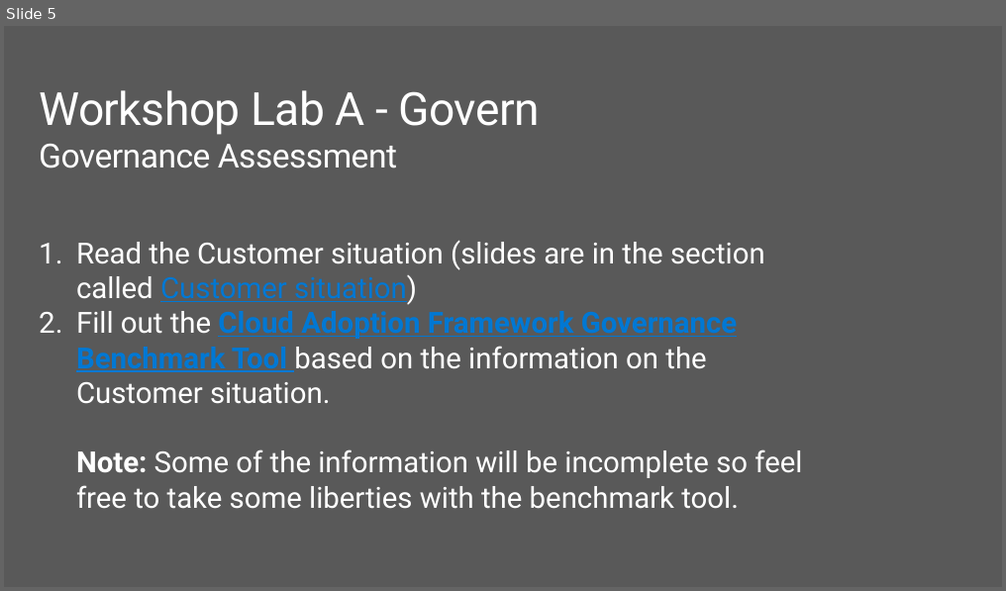
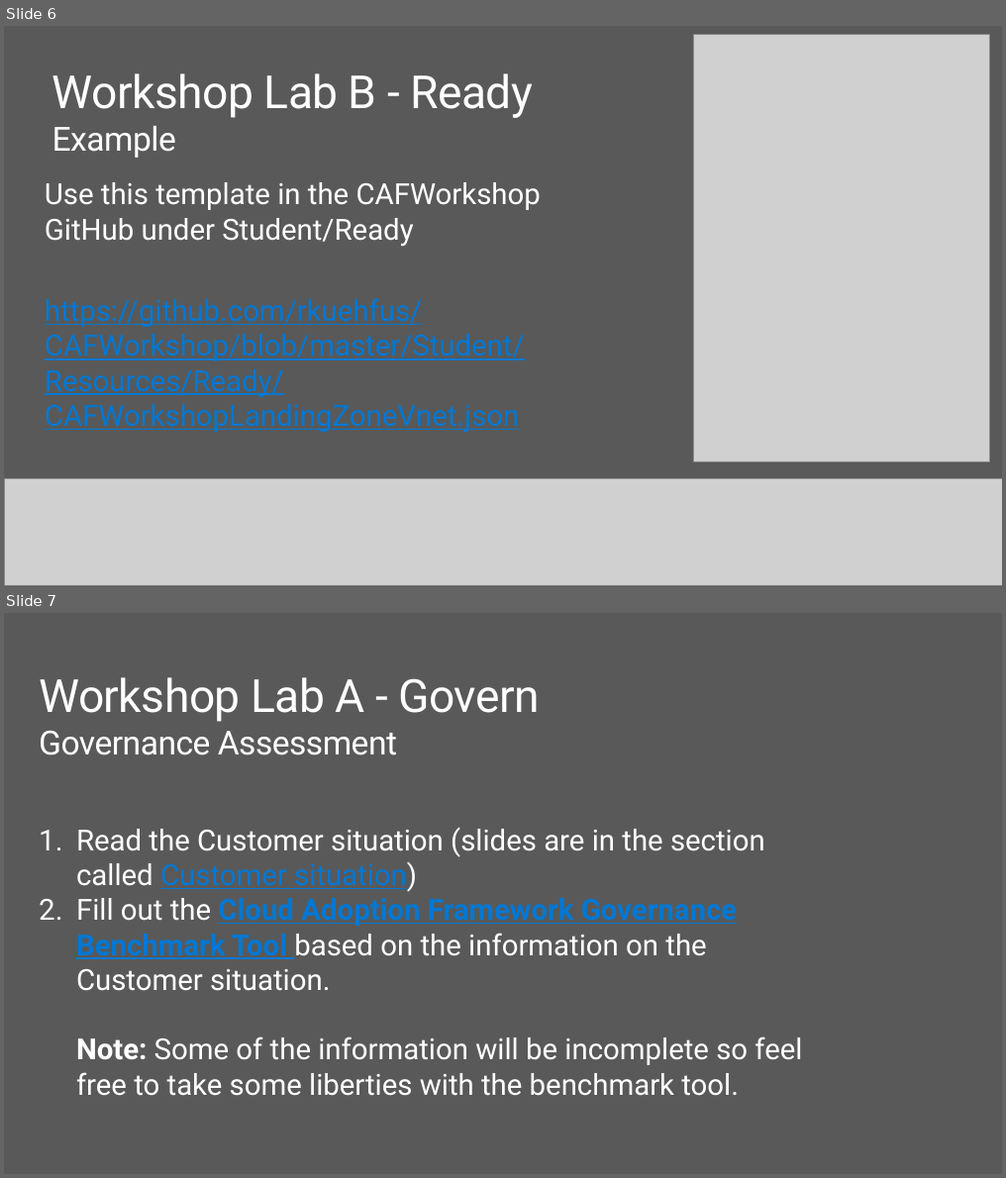
Before and after one commit to rkuehfus/CAFWorkshop, a slide deck: Student/Guides/CAF Workshop Labs.pptx. Shown one above the other, each under a label of ours: slide 5 before the commit, slides 6 and 7 after it. The pictures are 1006x591 and 1006x1178 pixels, drawn with LibreOffice and Linux fonts; fonts in the diff are those of the drawing; grey boxes stand for pictures; background and template pictures are left out. Boxes give left, top, right and bottom in pixels: in the first picture for what was removed or moved away, otherwise in the second. Text is boxed around its words. In the diff, an @@ line names an element or a change of style, - is before the commit and + after.

```diff
--- a/Student/Guides/CAF Workshop Labs.pptx
+++ b/Student/Guides/CAF Workshop Labs.pptx
@@ slide 6 added at [4, 26, 1002, 587], background #595959 @@
@@ picture added at [694, 34, 990, 463] @@
@@ title added at [53, 74, 533, 158], 44 pt, text #FFFFFF @@
+Workshop Lab B - Ready
+Example
@@ text added at [45, 182, 541, 432], 28 pt, text #0078D4, underline @@
+Use this template in the CAFWorkshop GitHub under Student/Ready
+https://github.com/rkuehfus/CAFWorkshop/blob/master/Student/Resources/Ready/CAFWorkshopLandingZoneVnet.json
@@ picture added at [4, 479, 1002, 586] @@
@@ what was slide 5 is now slide 7 @@
```
Also in this commit, not shown: 2 slides changed, 4 other slides added.
